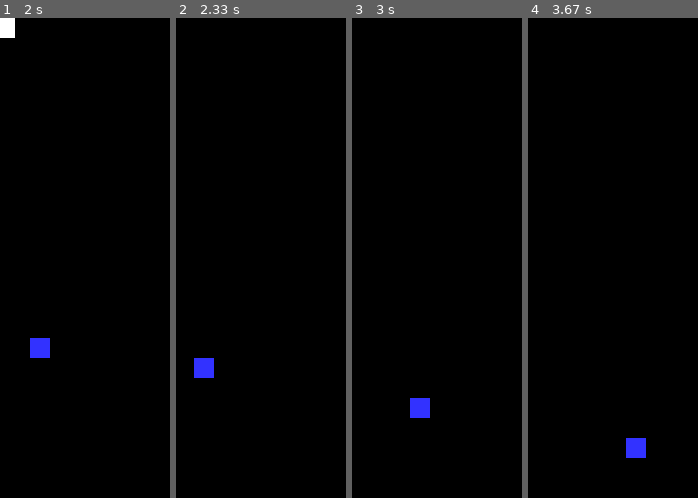
Above: before the commit, frames 1-4 (left to right).
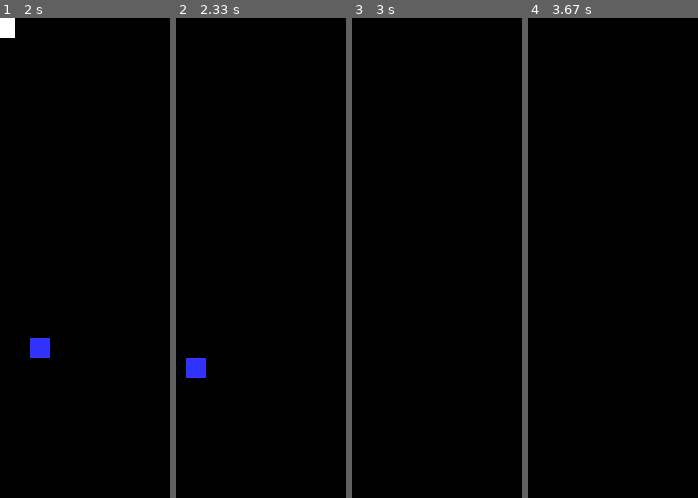
Above: after the commit, the same moments.

Repository: virayjj/virayjj-classwork
Game: pygame game, started from pygame/pong/pong_4 (unfinished).py
Two runs of this game, one before a commit and one after it. Both use one fixed random seed, a clock stepped at 60 frames per second and the inputs below.
Inputs:
- Up to frame 1 (2 s): hold Up 0.33-0.8 s; hold Down 0.83-1.13 s; hold Up 1.17-1.53 s; hold Down 1.57-1.93 s; hold Up from 1.97 s (still down)
- Up to frame 2 (2.33 s): release Up at 2.27 s; hold Down from 2.3 s (still down)
- Up to frame 3 (3 s): release Down at 2.6 s; hold Up from 2.63 s (still down)
- Up to frame 4 (3.67 s): release Up at 3 s; hold Down 3.03-3.4 s; hold Up from 3.43 s (still down)

Frame 1 is identical in both runs. In frame 2, 0.4% of the frame differs, in the area x 5-23%, y 70-75%; in frame 3, 0.5%, in the area x 34-46%, y 79-84%; in frame 4, 0.5%.

Commit message:
Update pong_4 (unfinished).py

Diff:
--- a/pygame/pong/pong_4 (unfinished).py
+++ b/pygame/pong/pong_4 (unfinished).py
@@ -48,9 +48,9 @@
 
     # -- Game logic goes after this comment
     # - Check criteria for hitting the ball/paddle
-    if x_val < 15 and y_val > y_padd and y_val and y_padd + 60:
+   # ^^ if x_val < 15 and y_val > y_padd and y_val and y_padd + 60:
         # - Change x direction of the ball
-        x_direction = x_direction * -1
+       # ^^ x_direction = x_direction * -1
     # - Update the x and y
     x_val = x_val + x_direction
     y_val = y_val + y_direction
